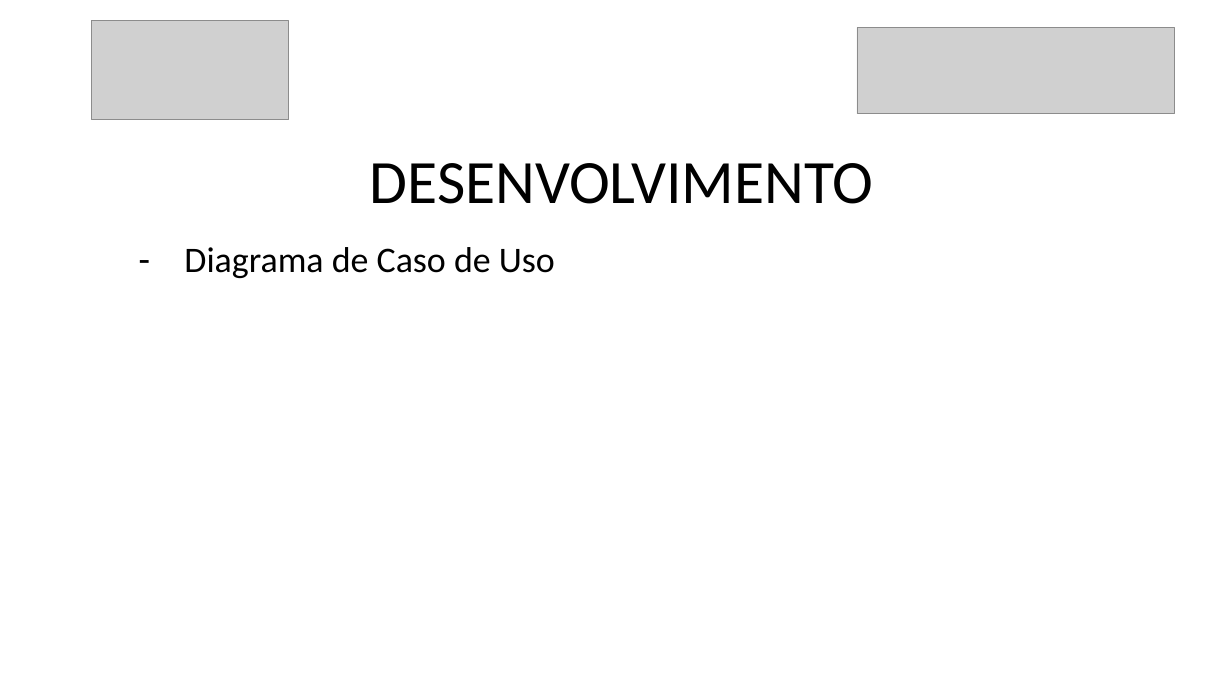
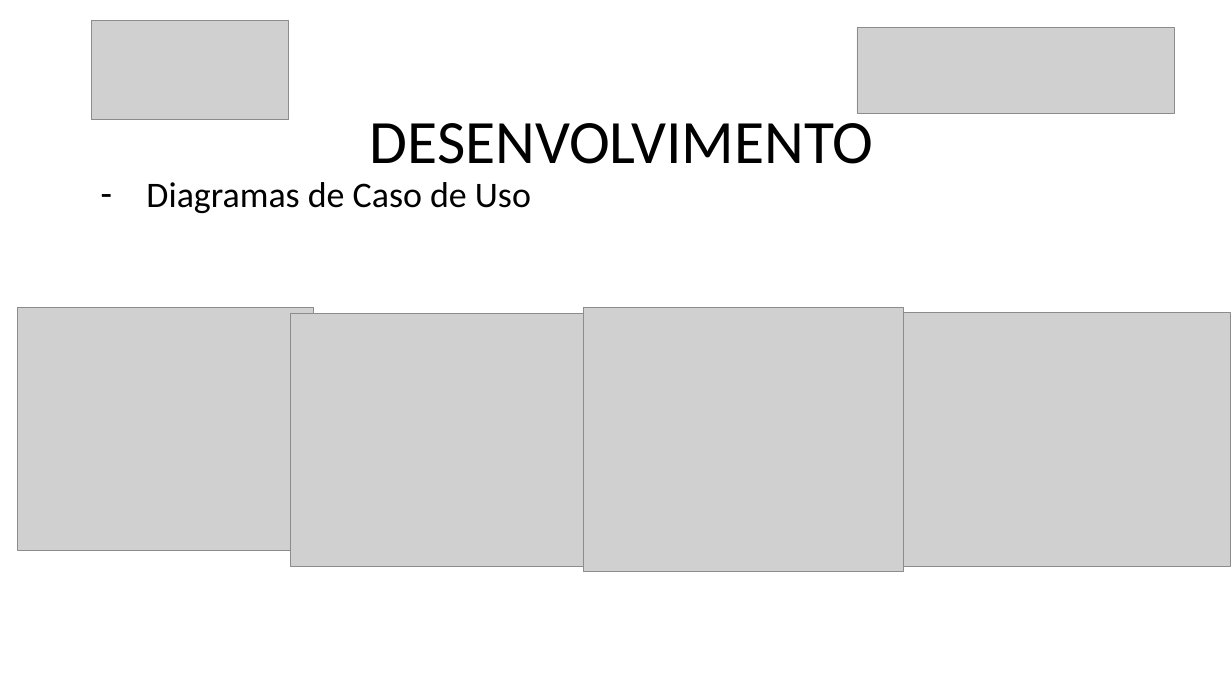
Before and after one commit to danilovaz7/curso-tecnico, a slide deck: slide 10 of liceu/3semestre/projeto integrador/tcc slide.pptx. Drawn at 1232x693 pixels with LibreOffice and Linux fonts; fonts in the diff are those of the drawing; grey boxes stand for pictures. Boxes give left, top, right and bottom in pixels: in the first picture for what was removed or moved away, otherwise in the second. Text is boxed around its words. In the diff, an @@ line names an element or a change of style, - is before the commit and + after.

```diff
--- a/liceu/3semestre/projeto integrador/tcc slide.pptx
+++ b/liceu/3semestre/projeto integrador/tcc slide.pptx
@@ title "DESENVOLVIMENTO" rewrapped from [370, 163, 874, 204] to [370, 112, 874, 164] @@
@@ subtitle at [146, 182, 531, 213]: text changed @@
-– Diagrama de Caso de Uso
+– Diagramas de Caso de Uso
@@ picture added at [18, 308, 313, 551] @@
@@ picture added at [290, 313, 583, 567] @@
@@ picture added at [584, 308, 904, 572] @@
@@ picture added at [904, 312, 1231, 567] @@
```
Also in this commit, not shown: 10 other slides changed, 1 slide added, 1 other file.
